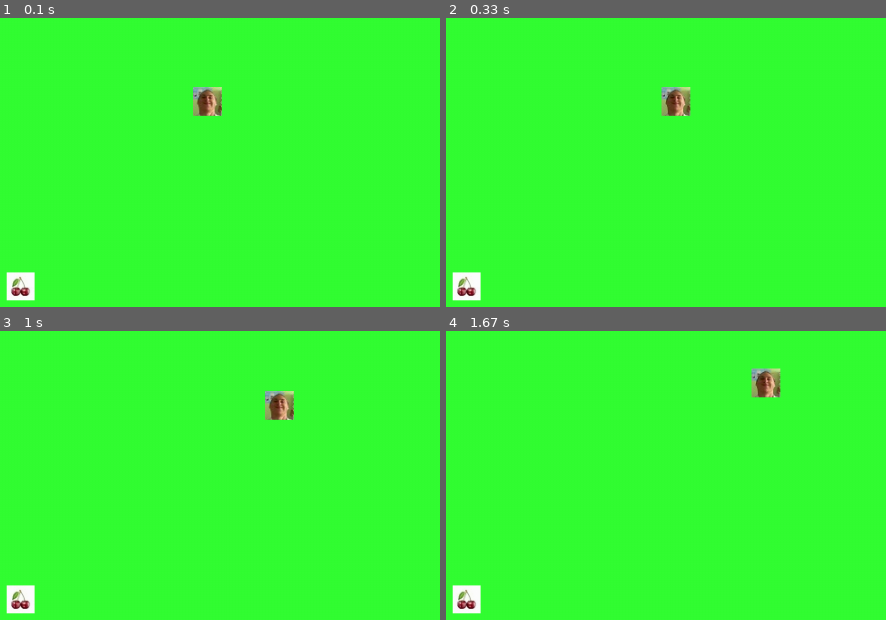
Above: before the commit, frames 1-4 (two rows, left to right).
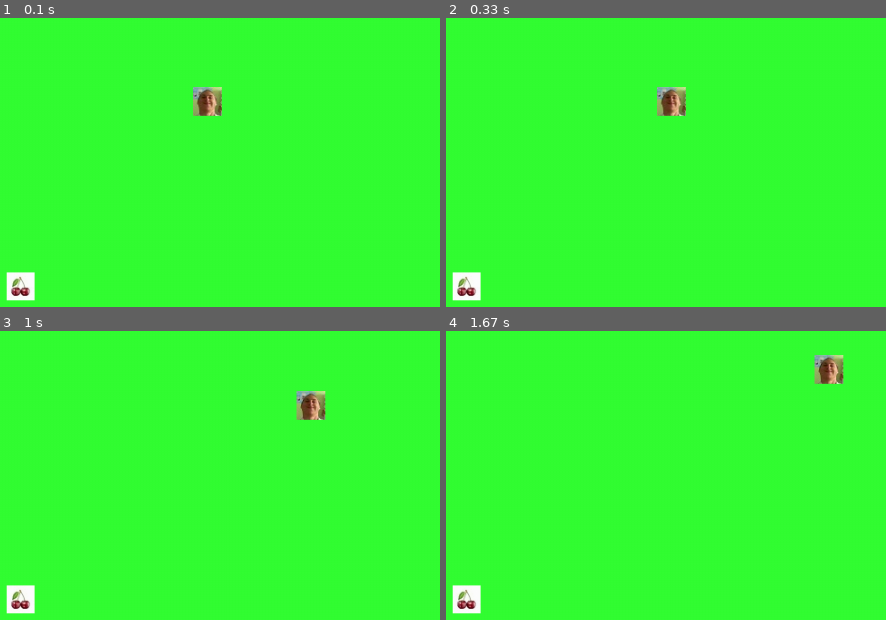
Above: after the commit, the same moments.

Repository: Shaban245/Snake_pygame
Game: pygame game, started from main.py
Two runs of this game, one before a commit and one after it. Both use one fixed random seed, a clock stepped at 60 frames per second and the inputs below.
Inputs:
- Up to frame 1 (0.1 s): no input
- Up to frame 2 (0.33 s): no input
- Up to frame 3 (1 s): hold D 0.33-0.8 s; hold W from 0.83 s (still down)
- Up to frame 4 (1.67 s): release W at 1.13 s; hold D 1.17-1.63 s

Frame 1 is identical in both runs. In frame 2, 0.6% of the frame differs, in the area x 47-56%, y 23-34%; in frame 3, 1.3%; in frame 4, 1.4%, in the area x 69-91%, y 8-24%.

Commit message:
Update: add class Score

Diff:
--- a/src/Game.py
+++ b/src/Game.py
@@ -32,5 +32,5 @@
         game.screen.blit(game.chery.image, (game.chery.x_cor, game.chery.y_cor))
 
     def eat_chery(self, game) -> None:
-        if self.snake.rect_snake.collidepoint(self.chery.rect_chery.center):
+        if self.snake.rect_snake.colliderect(self.chery.rect_chery):
             game.chery.generate_new_position()
--- a/src/constants.py
+++ b/src/constants.py
@@ -2,16 +2,16 @@
 WIDTH_field =  1000
 HEIGHT_field = 700
 rgb_color_field = (51, 255 , 51)
-FPS = 20
+FPS = 17
 
 x_cor_snake = WIDTH_field /2
 y_cor_snake = HEIGHT_field / 2
 x_speed = 5
 y_speed = 0
-dict_direction = {"rigth": (5, 0),
-                  "left": (-5, 0),
-                  "up": (0, -5),
-                  "down": (0, 5)}
+dict_direction = {"rigth": (10, 0),
+                  "left": (-10, 0),
+                  "up": (0, -10),
+                  "down": (0, 10)}
 rigth = "rigth"
 left = 'left'
 up = 'up'
@@ -20,8 +20,11 @@
 allowed_chery_x = WIDTH_field - 50
 allowed_chery_y = HEIGHT_field - 50
 
-rect_width_snake = 10
-rect_heigth_snake = 10
+rect_width_snake = 15
+rect_heigth_snake = 15
 
-rect_width_chery = 0
-rect_heigth_chery = 0
+rect_width_chery = 15
+rect_heigth_chery = 15
+
+score_x_cor = 50
+score_y_cor = 50
--- a/src/score.py
+++ b/src/score.py
@@ -0,0 +1,17 @@
+import pygame
+import resource
+from src import constants
+
+
+class Score:
+
+    def __init__(self):
+        self.font = pygame.font.Font('resourse/RishaNeo.ttf')
+        self.score = 0
+        self.text = self.font.render(f'Score: {self.score}', True, 'White')
+        self.x_cor = constants.score_x_cor
+        self.y_cor = constants.score_y_cor
+
+
+    def update_score(self) -> None:
+        self.score += 1
